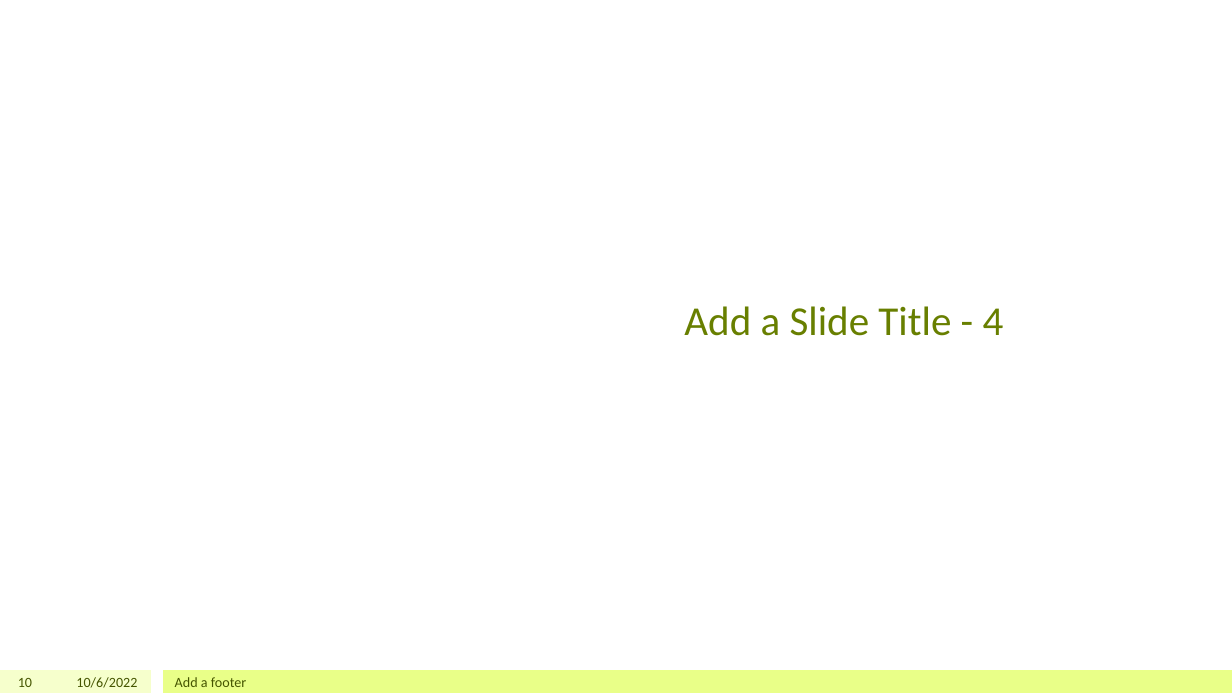
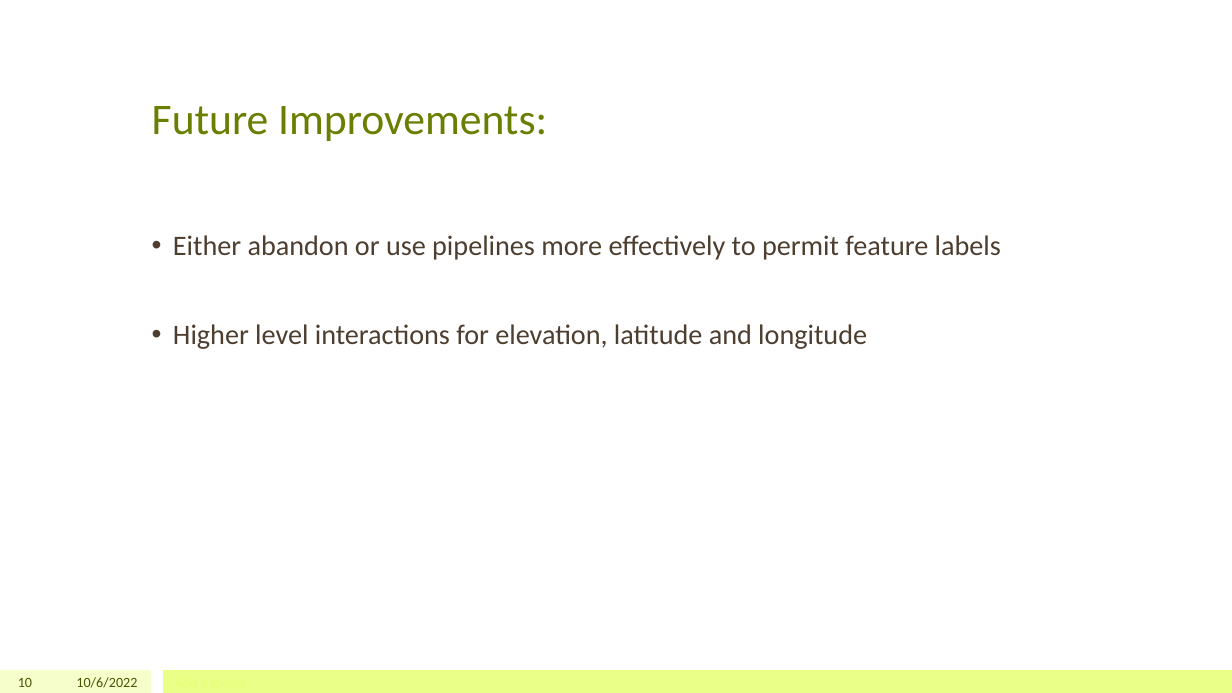
Before and after one commit to jeffreytoller/Project-3, a slide deck: slide 10 of A Data Science Approach to Maintaining Water Sources.pptx. Drawn at 1232x693 pixels with LibreOffice and Linux fonts; fonts in the diff are those of the drawing. Boxes give left, top, right and bottom in pixels: in the first picture for what was removed or moved away, otherwise in the second. Text is boxed around its words. In the diff, an @@ line names an element or a change of style, - is before the commit and + after.

```diff
--- a/A Data Science Approach to Maintaining Water Sources.pptx
+++ b/A Data Science Approach to Maintaining Water Sources.pptx
@@ title added at <box>152,106,547,141</box>, 34 pt, text #688000 @@
+Future Improvements:
@@ text added at <box>173,235,1001,349</box>, 22 pt, text #4D3E2F @@
+• Either abandon or use pipelines more effectively to permit feature labels
+• Higher level interactions for elevation, latitude and longitude
@@ title removed at <box>684,306,1004,336</box> @@
-Add a Slide Title - 4
@@ text removed at <box>175,677,246,687</box> @@
-Add a footer
```
Also in this commit, not shown: 8 other slides changed, 2 slides added, 2 slides removed, 4 other files.
